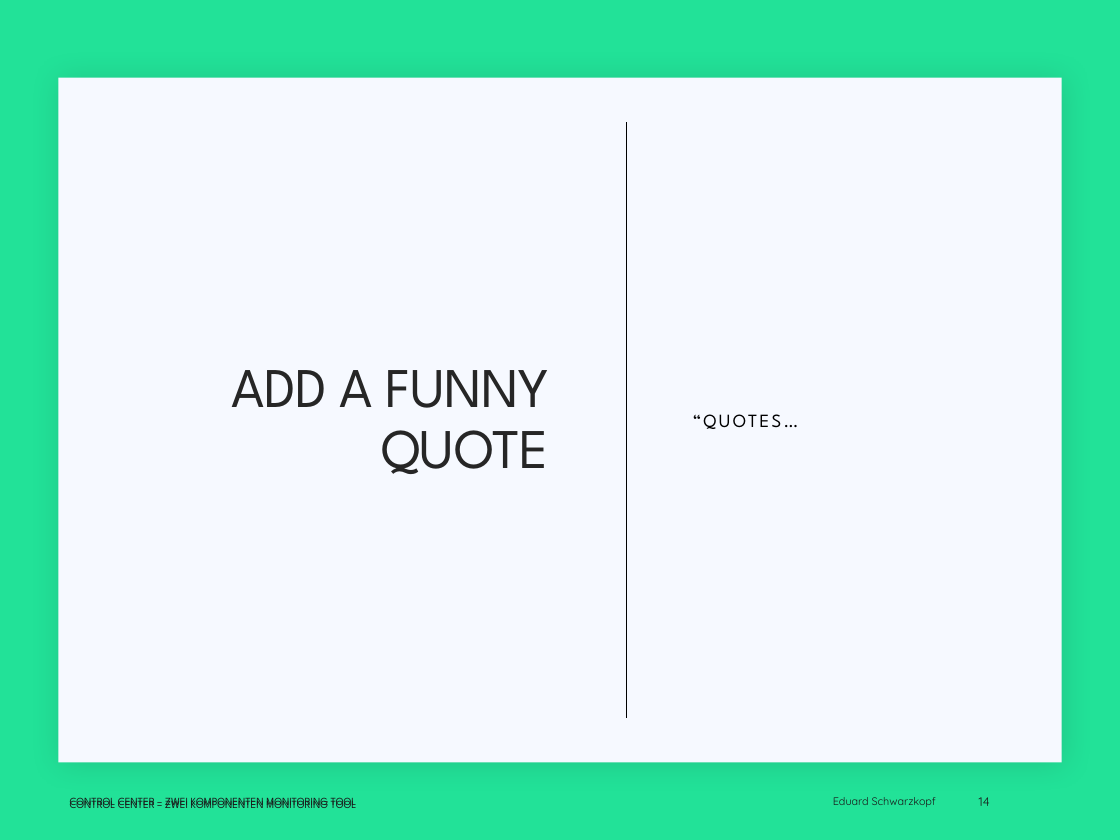
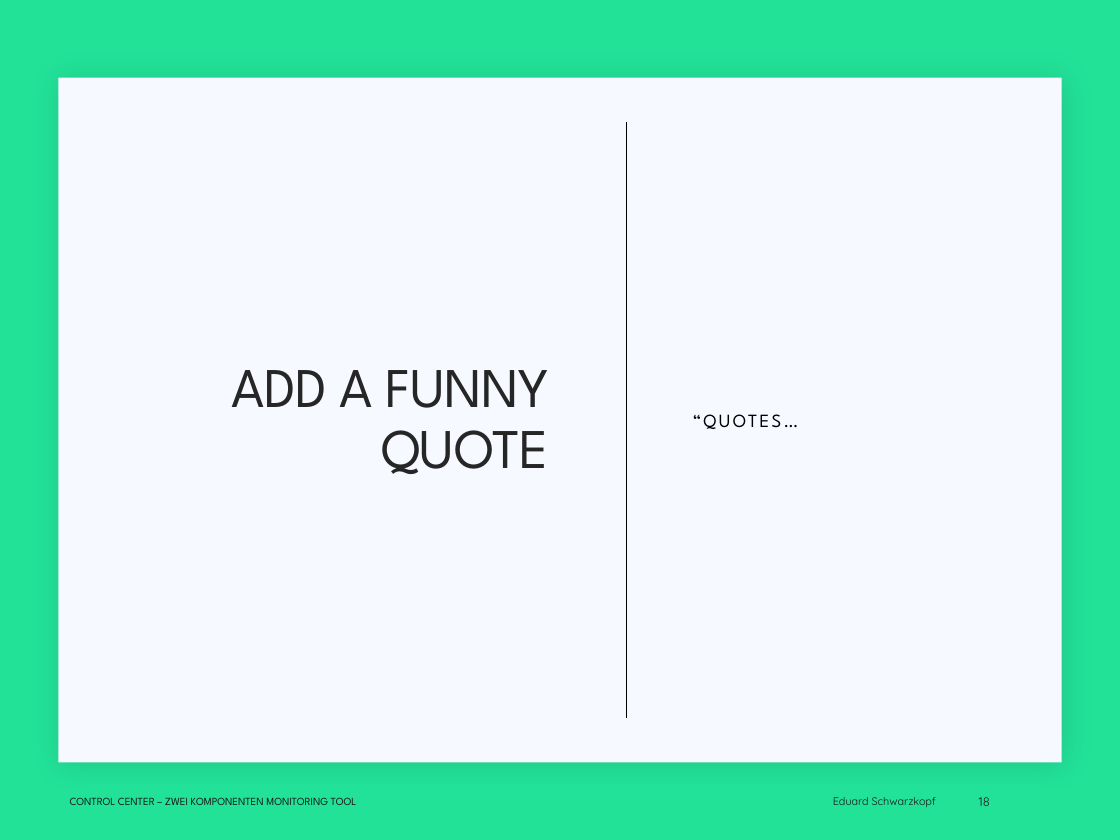
Before and after one commit to EduardSchwarzkopf/Abschlusspr-sentation, a slide deck: slide 18 of Abschluss_präsi.pptx (slide 14 before the commit). Drawn at 1120x840 pixels with LibreOffice and Linux fonts; fonts in the diff are those of the drawing; background and template pictures are left out. Boxes give left, top, right and bottom in pixels: in the first picture for what was removed or moved away, otherwise in the second. Text is boxed around its words. In the diff, an @@ line names an element or a change of style, - is before the commit and + after.

Commit message:
update

```diff
--- a/Abschluss_präsi.pptx
+++ b/Abschluss_präsi.pptx
@@ text removed at (70, 797, 357, 808) @@
-CONTROL CENTER – ZWEI KOMPONENTEN MONITORING TOOL
@@ page number at (979, 797, 990, 806): text changed @@
-14
+18
```
Also in this commit, not shown: 1 other slide changed, 4 slides added.
